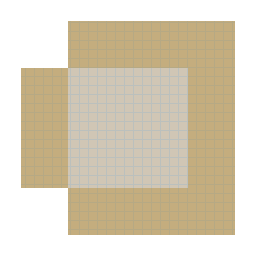
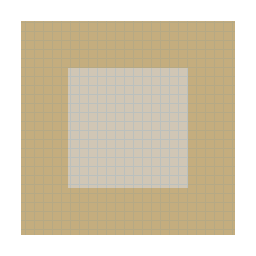
Layered file, before and after one edit (256×256). Changes by layer:
painted on "Layer 4" over (x1=21, y1=21, x2=68, y2=235)
